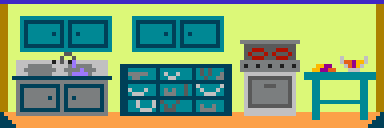
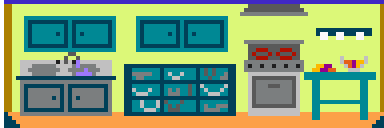
Two versions of the same layered image (384px x 128px). Layer-by-layer changes:
painted on "reception_base.png" over bbox(0, 0, 384, 128)
